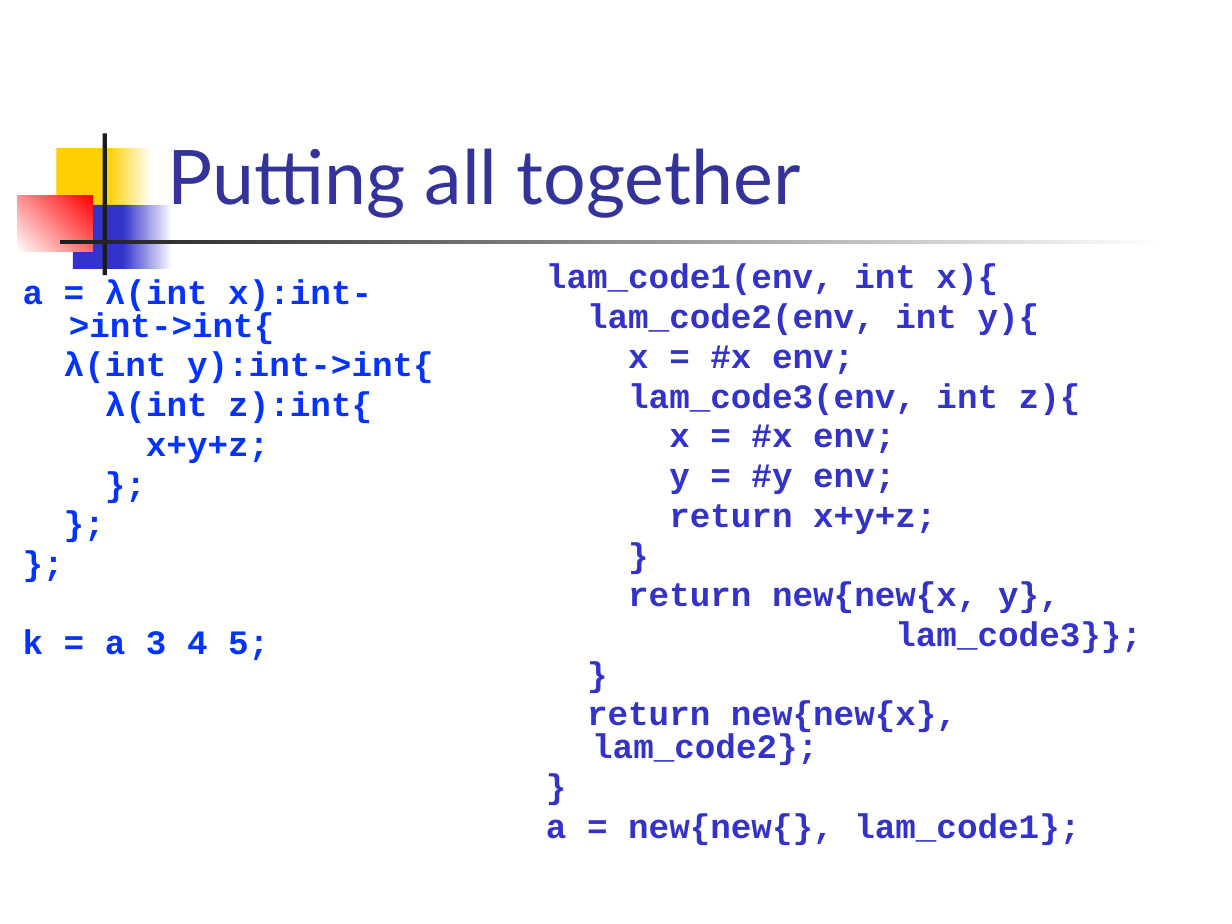
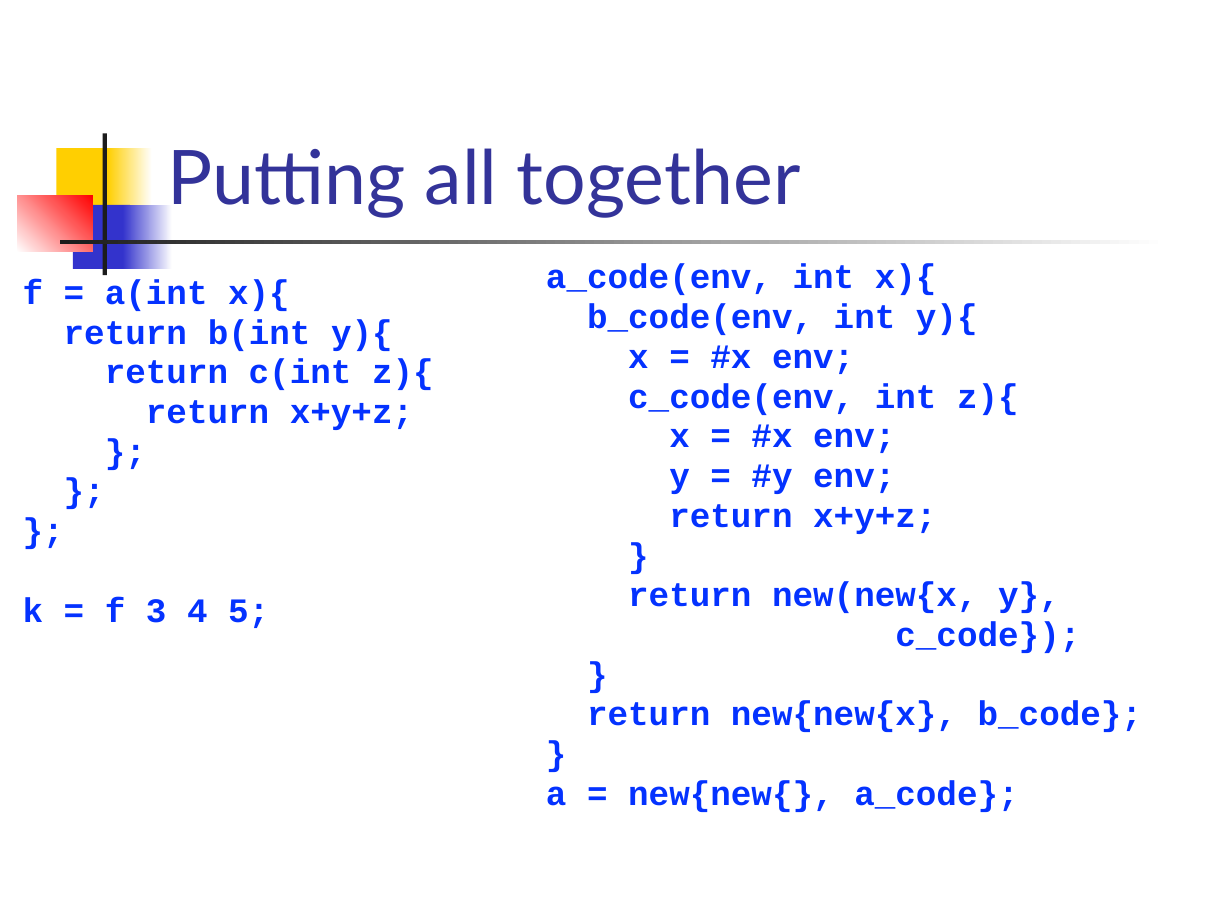
Before and after one commit to csslab-ustc/csslab-ustc.github.io, a slide deck: slide 34 of courses/compiler/slides/lec20-ir-closure.pptx. Drawn at 1232x924 pixels with LibreOffice and Linux fonts; fonts in the diff are those of the drawing. Boxes give left, top, right and bottom in pixels: in the first picture for what was removed or moved away, otherwise in the second. Text is boxed around its words. In the diff, an @@ line names an element or a change of style, - is before the commit and + after.

```diff
--- a/courses/compiler/slides/lec20-ir-closure.pptx
+++ b/courses/compiler/slides/lec20-ir-closure.pptx
@@ text at (546,263,978,335): text changed; text colour #3333CC to #0432FF @@
-lam_code1(env, int x){
-lam_code2(env, int y){
+a_code(env, int x){
+b_code(env, int y){
@@ text at (23,279,434,430): text changed @@
-a = λ(int x):int->int->int{
-λ(int y):int->int{
-λ(int z):int{
-x+y+z;
+f = a(int x){
+return b(int y){
+return c(int z){
+return x+y+z;
@@ text at (628,345,936,534): text colour #3333CC to #0432FF in "x = #x env;", "x = #x env;", "y = #y env;", "return x+y+z;" and 3 more places @@
@@ text at (628,383,1019,415): text changed; text colour #3333CC to #0432FF @@
-lam_code3(env, int z){
+c_code(env, int z){
@@ text at (23,597,269,628): text changed @@
-k = a 3 4 5;
+k = f 3 4 5;
@@ text at (628,581,1080,653): text changed; text colour #3333CC to #0432FF @@
-return new{new{x, y},
-lam_code3}};
+return new(new{x, y},
+c_code});
@@ text at (587,700,1142,732): text changed; text colour #3333CC to #0432FF @@
-return new{new{x}, lam_code2};
+return new{new{x}, b_code};
@@ text at (546,780,1018,812): text changed; text colour #3333CC to #0432FF @@
-a = new{new{}, lam_code1};
+a = new{new{}, a_code};
```
Also in this commit, not shown: 20 other slides changed, 1 slide added, 1 slide removed.
